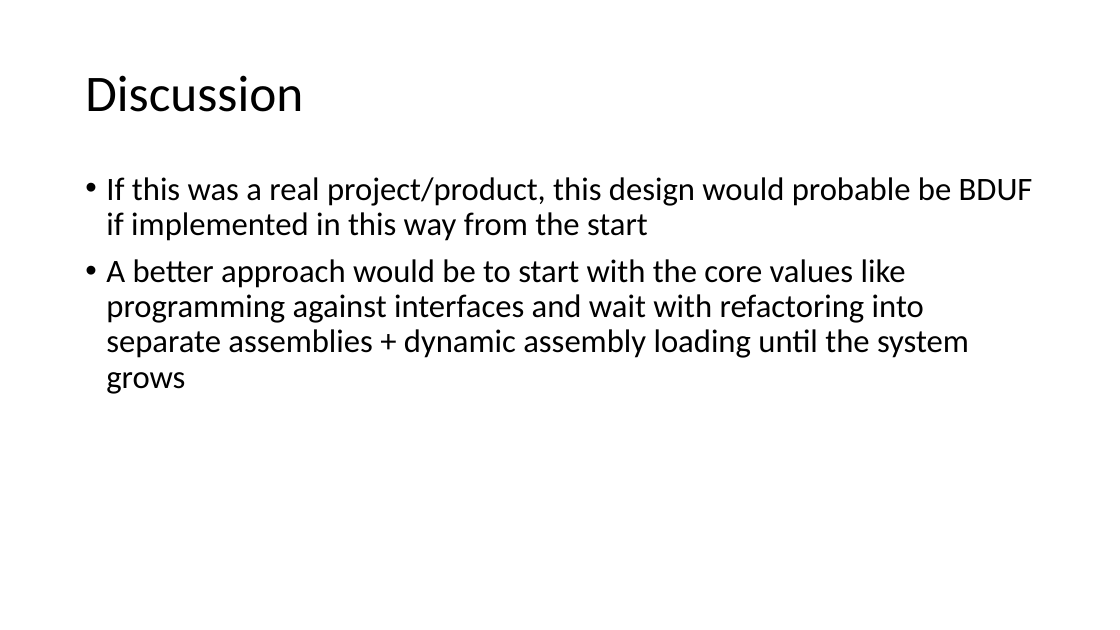
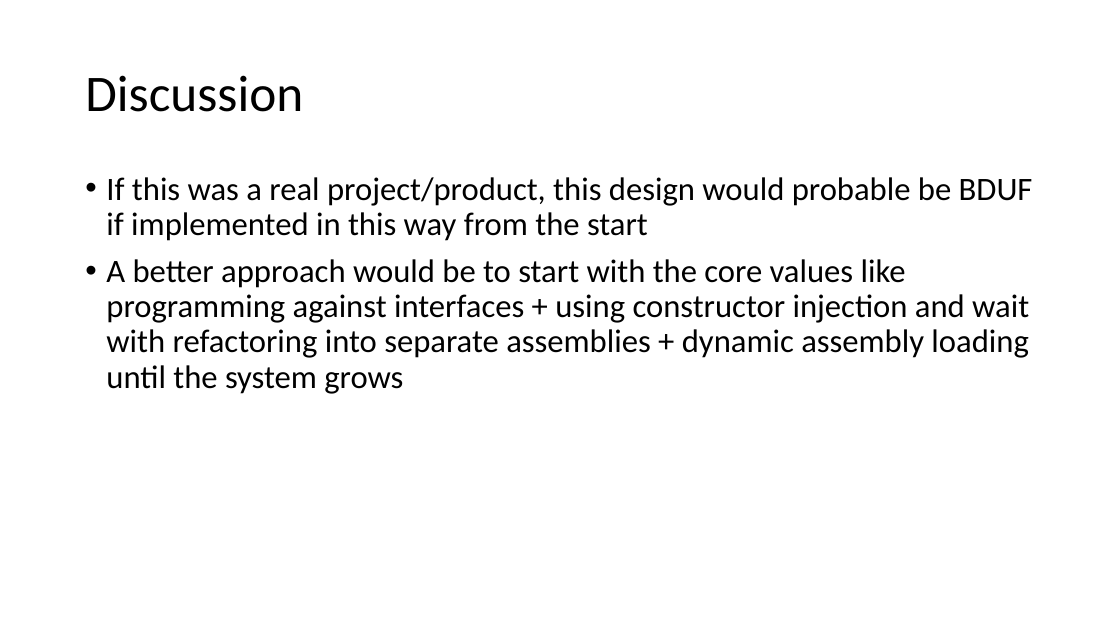
Before and after one commit to LarsBergqvist/CarRentalService, a slide deck: slide 14 of CarRentalService - Lars Bergqvist.pptx. Drawn at 1120x630 pixels with LibreOffice and Linux fonts; fonts in the diff are those of the drawing. Boxes give left, top, right and bottom in pixels: in the first picture for what was removed or moved away, otherwise in the second. Text is boxed around its words. In the diff, an @@ line names an element or a change of style, - is before the commit and + after.

Commit message:
Updated presentation

```diff
--- a/CarRentalService - Lars Bergqvist.pptx
+++ b/CarRentalService - Lars Bergqvist.pptx
@@ text at (106,259,1029,394): text changed @@
-• A better approach would be to start with the core values like programming against interfaces and wait with refactoring into separate assemblies + dynamic assembly loading until the system grows
+• A better approach would be to start with the core values like programming against interfaces + using constructor injection and wait with refactoring into separate assemblies + dynamic assembly loading until the system grows
```
Also in this commit, not shown: 2 other slides changed, 1 other file.
